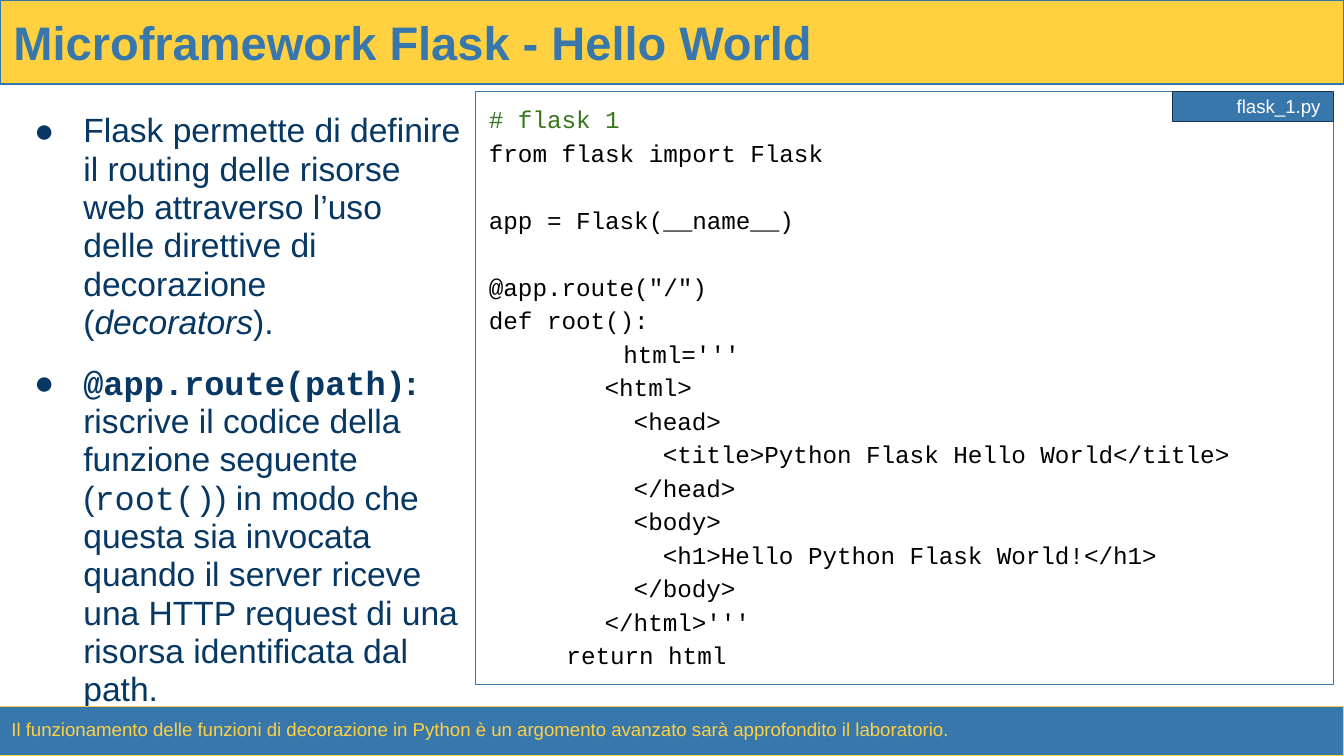
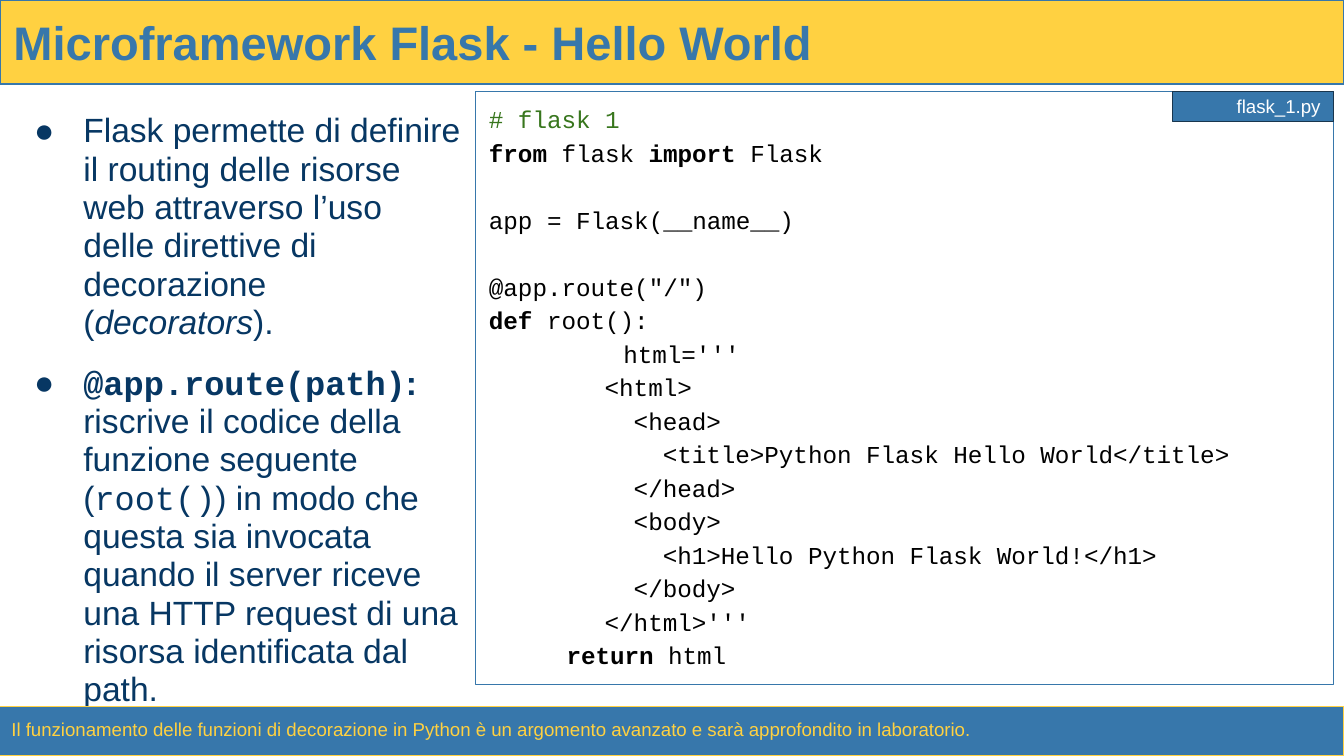
Before and after one commit to raffmont/Tecnologie_Web-Introduzione_a_Python, a slide deck: slide 47 of Tecnologie_Web-Introduzione_a_Python.pptx (slide 48 before the commit). Drawn at 1344x756 pixels with LibreOffice and Linux fonts; fonts in the diff are those of the drawing. Boxes give left, top, right and bottom in pixels: in the first picture for what was removed or moved away, otherwise in the second. Text is boxed around its words. In the diff, an @@ line names an element or a change of style, - is before the commit and + after.

```diff
--- a/Tecnologie_Web-Introduzione_a_Python.pptx
+++ b/Tecnologie_Web-Introduzione_a_Python.pptx
@@ text in rectangle at box(489, 144, 823, 665): bold on in "from import", "def", "return" @@
@@ text in rectangle at box(11, 722, 970, 740): text changed @@
-Il funzionamento delle funzioni di decorazione in Python è un argomento avanzato sarà approfondito il laboratorio.
+Il funzionamento delle funzioni di decorazione in Python è un argomento avanzato e sarà approfondito in laboratorio.
```
Also in this commit, not shown: 10 other slides changed, 1 slide removed.
